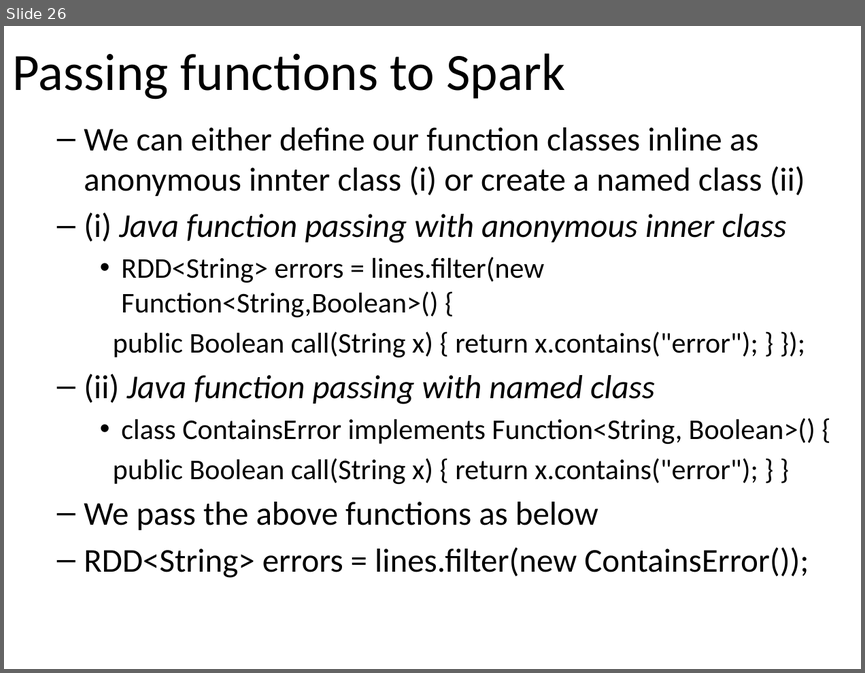
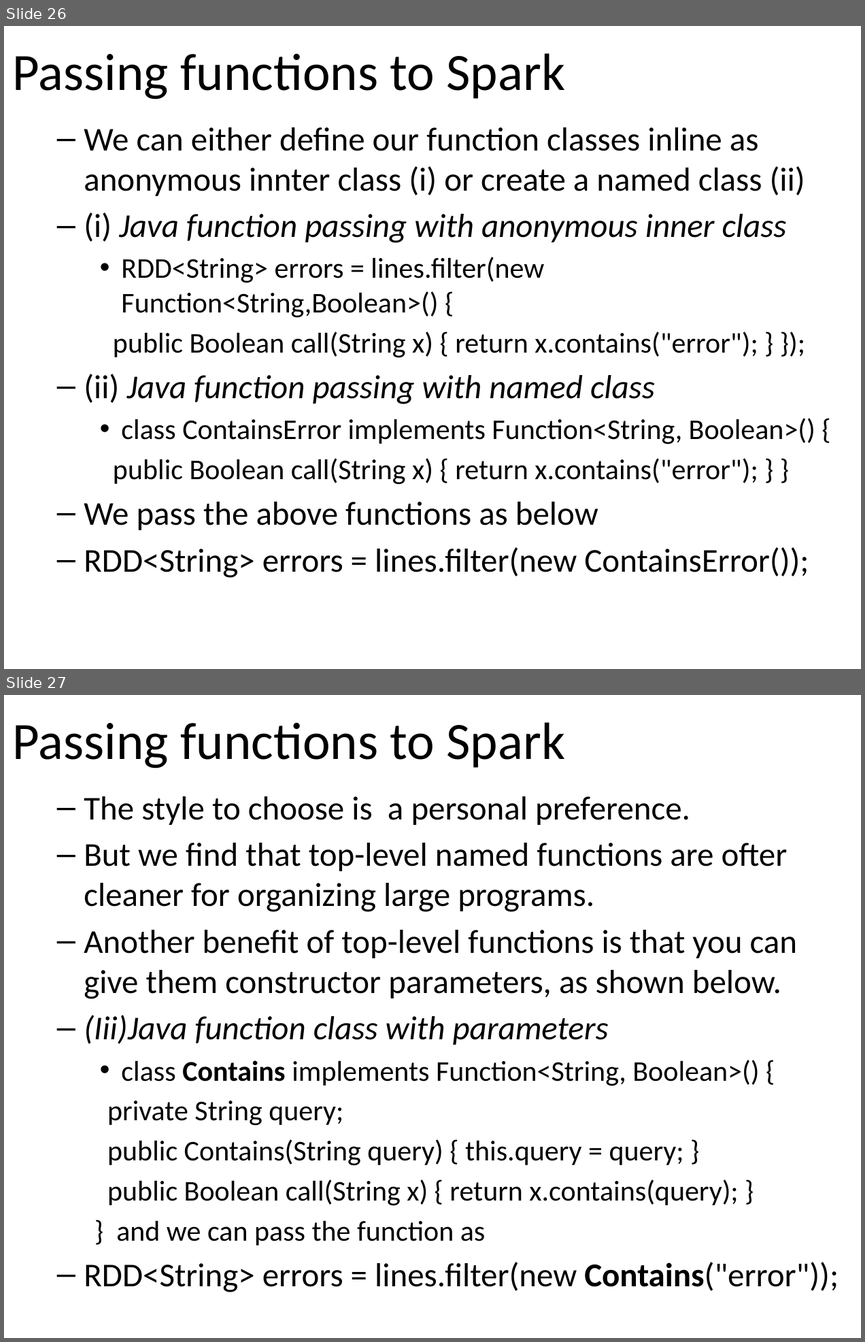
Before and after one commit to email2dorababu/SCALA_Reading, a slide deck: Spark_PPT/Spark_Learning_Spark_part2.pptx. Shown one above the other, each under a label of ours: slide 26 before the commit, slides 26 and 27 after it. The pictures are 865x673 and 865x1342 pixels, drawn with LibreOffice and Linux fonts; fonts in the diff are those of the drawing. Boxes give left, top, right and bottom in pixels: in the first picture for what was removed or moved away, otherwise in the second. Text is boxed around its words. In the diff, an @@ line names an element or a change of style, - is before the commit and + after.

```diff
--- a/Spark_PPT/Spark_Learning_Spark_part2.pptx
+++ b/Spark_PPT/Spark_Learning_Spark_part2.pptx
@@ slide 27 added at [4, 695, 861, 1338], background #FFFFFF @@
@@ title added at [13, 722, 565, 768], 44 pt, text #000000 @@
+Passing functions to Spark
@@ text added at [84, 796, 838, 1292], 28 pt, text #000000 @@
+  – The style to choose is a personal preference.
+  – But we find that top-level named functions are ofter cleaner for organizing large programs.
+  – Another benefit of top-level functions is that you can give them constructor parameters, as shown below.
+  – (Iii)Java function class with parameters
+    • class Contains implements Function<String, Boolean>() {
+    private String query;
+    public Contains(String query) { this.query = query; }
+    public Boolean call(String x) { return x.contains(query); }
+    } and we can pass the function as
+  – RDD<String> errors = lines.filter(new Contains("error"));
```
Also in this commit, not shown: 16 other slides added.
